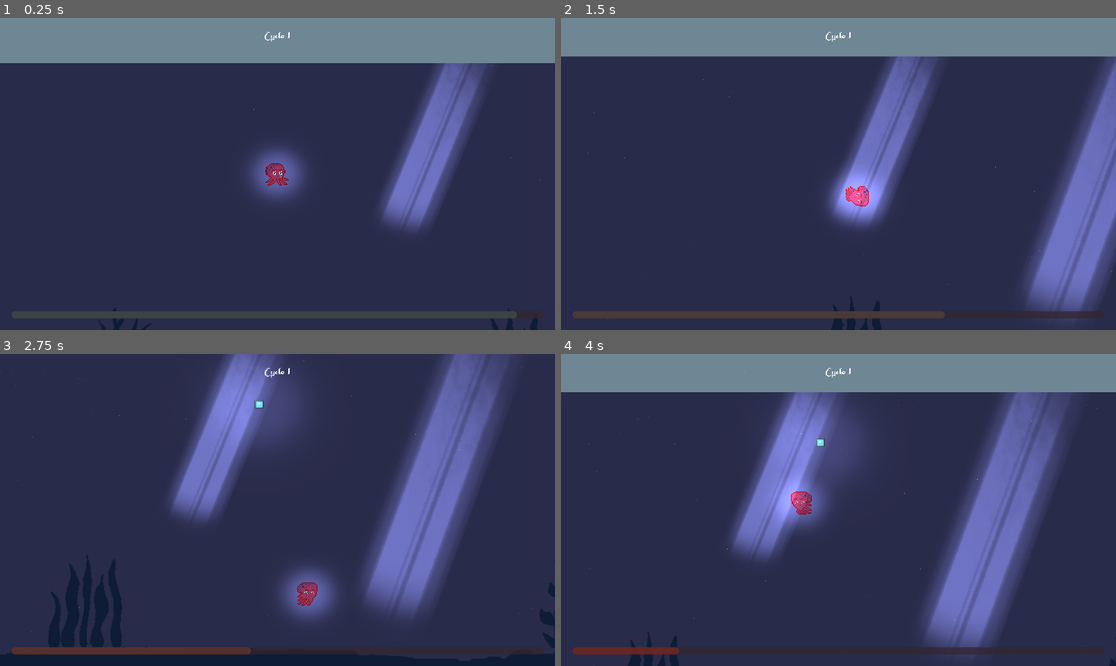
Above: before the commit, frames 1-4 (two rows, left to right).
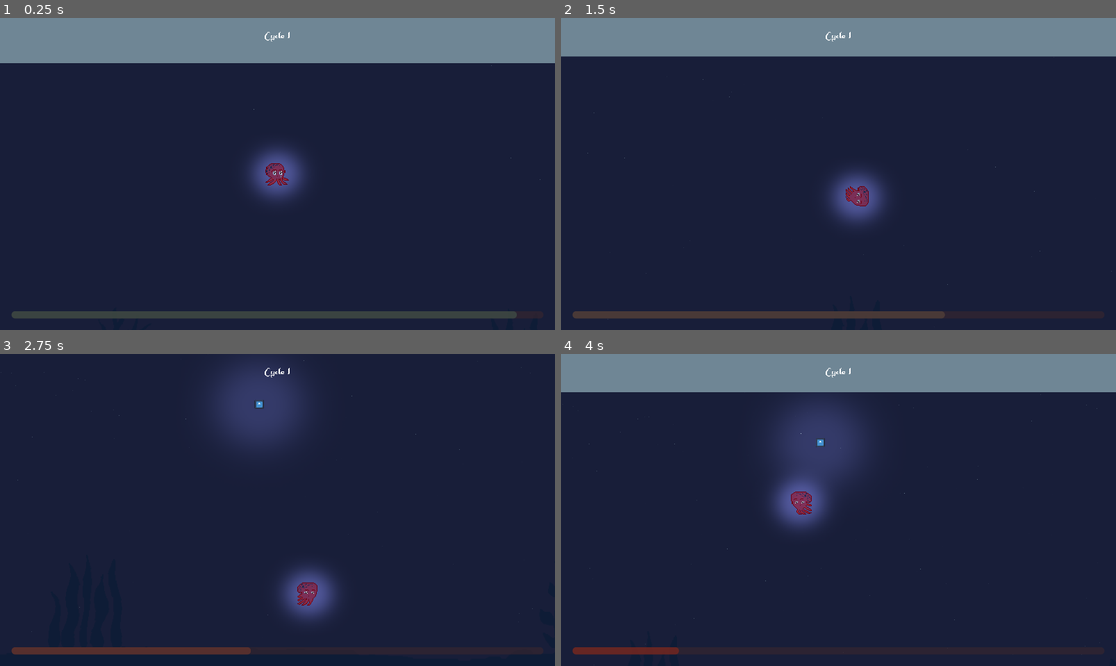
Above: after the commit, the same moments.

Repository: alfroids/tidal-storm
Game: Godot game, scene res://scenes/levels/main.tscn
The game is run twice, just before and just after one commit, with the same random seed, the same clock (stepped at 60 frames per second) and the same inputs. The engine's default icon, where the game draws it, is replaced by a stand-in: a white triangle on a blue panel in a dark square.
Inputs:
- Up to frame 1 (0.25 s): no input
- Up to frame 2 (1.5 s): hold D (move_right) 0.53-1.28 s; tap Space (dash) at 0.6, 1.35 s; hold S (move_down) from 1.28 s (still down)
- Up to frame 3 (2.75 s): release S (move_down) at 2.03 s; hold D (move_right) from 2.03 s (still down); tap Space (dash) at 2.1 s
- Up to frame 4 (4 s): release D (move_right) at 2.78 s; hold W (move_up) 2.78-3.53 s; tap Space (dash) at 2.85, 3.6 s; hold A (move_left) from 3.53 s (still down)

The runs differ from the first frame. In frame 1, 6.4% of the frame differs, in the area x 45-98%, y 14-71%; in frame 2, 15%; in frame 3, 20%, in the area x 0-96%, y 0-90%; in frame 4, 20%.

Commit message:
Boat light adjusted

Diff:
--- a/scenes/boat/boat.tscn
+++ b/scenes/boat/boat.tscn
@@ -33,8 +33,9 @@
 
 [node name="PointLight2D" type="PointLight2D" parent="."]
 color = Color(0.710342, 0.106139, 0.0934437, 1)
-energy = 0.5
+energy = 0.7
 texture = ExtResource("4_d7rlr")
+texture_scale = 1.2
 
 [connection signal="timeout" from="HookTimer" to="." method="pull_hook"]
 [connection signal="returned" from="Hook" to="." method="_on_hook_returned"]
--- a/scenes/levels/main.tscn
+++ b/scenes/levels/main.tscn
@@ -95,6 +95,7 @@
 spawn_area = Rect2(-1600, 100, 3200, 800)
 
 [node name="LightManager" parent="." instance=ExtResource("6_rn8rj")]
+visible = false
 position = Vector2(-1920, 0)
 
 [node name="CanvasCycles" parent="." instance=ExtResource("8_jit2o")]
